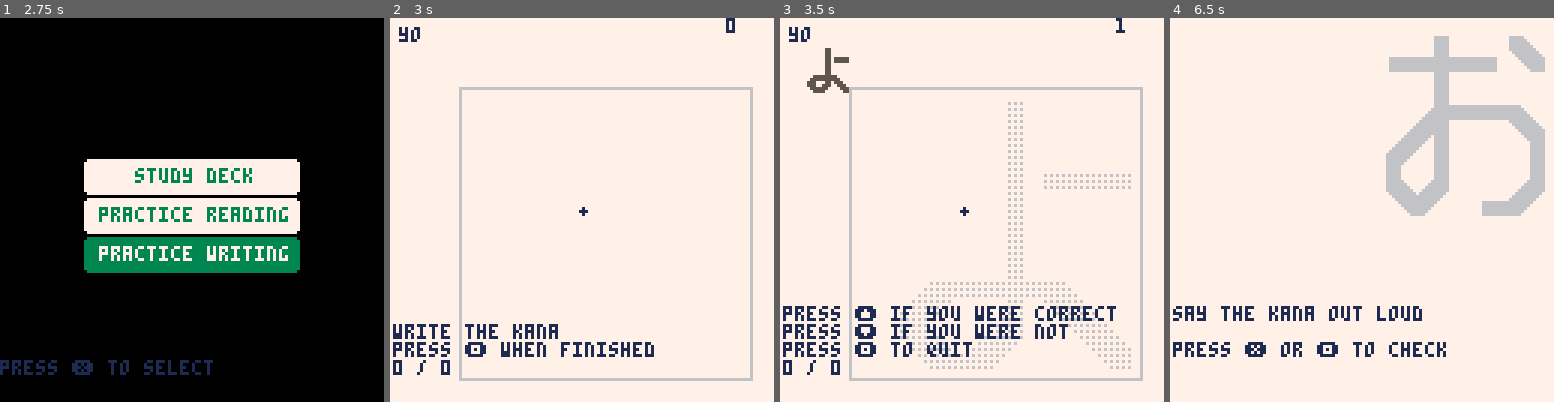
Above: before the commit, frames 1-4 (left to right).
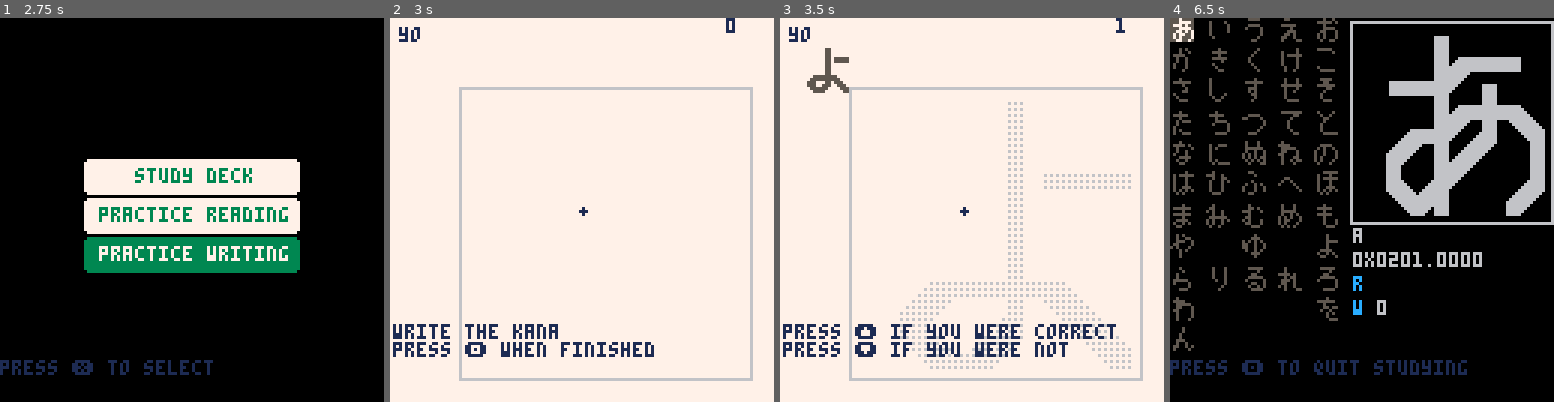
Above: after the commit, the same moments.

Repository: SestrenExsis/KanaPractice
Game: PICO-8 cartridge hiragana.p8
Same seed, same stepped clock (60 frames per second), same inputs: the game is played once before the commit and once after it.
Inputs (mouse positions are in pixels of both pictures, inside the frame that each line leads up to):
- Up to frame 1 (2.75 s): tap X (X key) at 0.33, 1.07, 1.85 s; click (280, 121) at 0.67 s; tap O (Z key) at 0.7, 1.7, 2.1, 2.5 s; click (46, 267) at 1.22 s; hold Right 1.6-2.1 s; click (107, 114) at 1.77 s; hold Up 2.15-2.42 s; click (172, 259) at 2.32 s; hold Right from 2.47 s (still down)
- Up to frame 2 (3 s): keep holding Right; click (624, 106) at 2.87 s; tap O (Z key) at 2.9 s; tap X (X key) at 2.97 s
- Up to frame 3 (3.5 s): release Right at 3.03 s; hold Left from 3.08 s (still down); tap O (Z key) at 3.3 s; click (1075, 256) at 3.42 s
- Up to frame 4 (6.5 s): release Left at 3.58 s; hold Down 3.63-3.97 s; tap O (Z key) every 0.4 s from 3.7 to 6.1 s; click (1231, 102) at 3.97 s; hold Right 4.02-4.68 s; tap X (X key) at 4.08, 5.2, 6.32 s; click (1292, 248) at 4.52 s; hold Up 4.73-5.03 s; click (1354, 94) at 5.07 s; hold Left 5.08-5.68 s; click (1419, 244) at 5.62 s; hold Down 5.73-6.03 s; hold Right from 6.08 s (still down); click (1481, 90) at 6.17 s

Frame 1 is identical in both runs. In frame 2, 0.2% of the frame differs, in the area x 0-16%, y 89-93%; in frame 3, 2.6%; in frame 4, 94%, in the area x 0-100%, y 0-100%.

Commit message:
Remember recent write guesses

Diff:
--- a/hiragana.p8
+++ b/hiragana.p8
@@ -856,18 +856,33 @@
 		else
 			updatewriteguess()
 		end
-	else
+	elseif _state=="check" then
+		local guess=-1
 		if btnp(⬆️) then
 			-- you got it right
-			_state="guess"
+			guess=1
+			_state="stats"
 			_guesses+=1
-			initscreen()
-			return
 		elseif btnp(⬇️) then
 			-- you got it wrong
-			_state="guess"
+			guess=0
+			_state="stats"
 			_errors+=1
 			_guesses+=1
+		end
+		if guess>=0 then
+			local m=dget(_kana.index)
+			local rw=demem(m)
+			add(rw.w,guess,1)
+			while (#rw.w>6) do
+				rw.w[#rw.w]=nil
+			end
+			_kana.writes=rw.w
+			m=enmem(rw.w,rw.r)
+			dset(_kana.index,m)
+		end
+	elseif _state=="stats" then
+		if btnp(❎) then
 			initscreen()
 			return
 		elseif btnp(🅾️) then
@@ -925,14 +940,17 @@
 		cursor(1,102,1)
 		print("write the kana")
 		print("press 🅾️ when finished")
-	else
-		cursor(1,96,1)
+	elseif _state=="check" then
+		cursor(1,102,1)
 		print("press ⬆️ if you were correct")
 		print("press ⬇️ if you were not")
+	elseif _state=="stats" then
+		cursor(1,102,1)
+		print("press ❎ to read another")
 		print("press 🅾️ to quit")
-	end
-	local correct=_guesses-_errors
-	print(correct.." / ".._guesses)
+		local correct=_guesses-_errors
+		print(correct.." / ".._guesses)
+	end
 end
 __gfx__
 000100000007000000010000000100000000000000000000007eee0000111100007e000000110000001100000011000000010010000700100001001000010070
